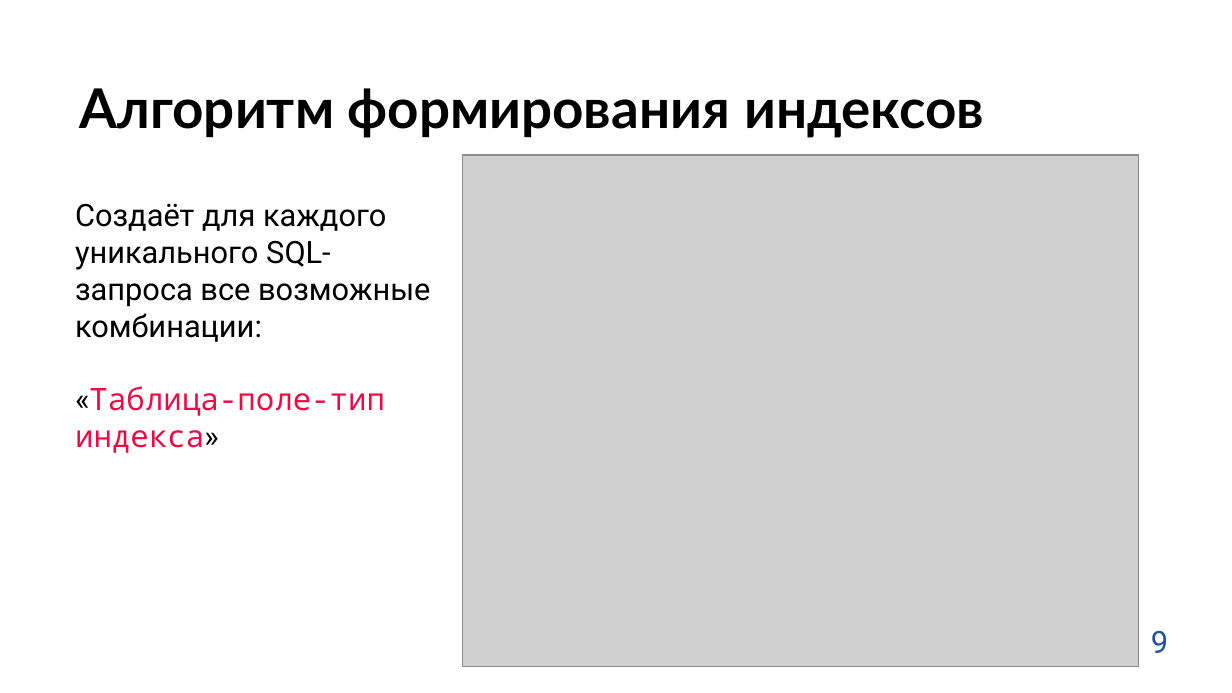
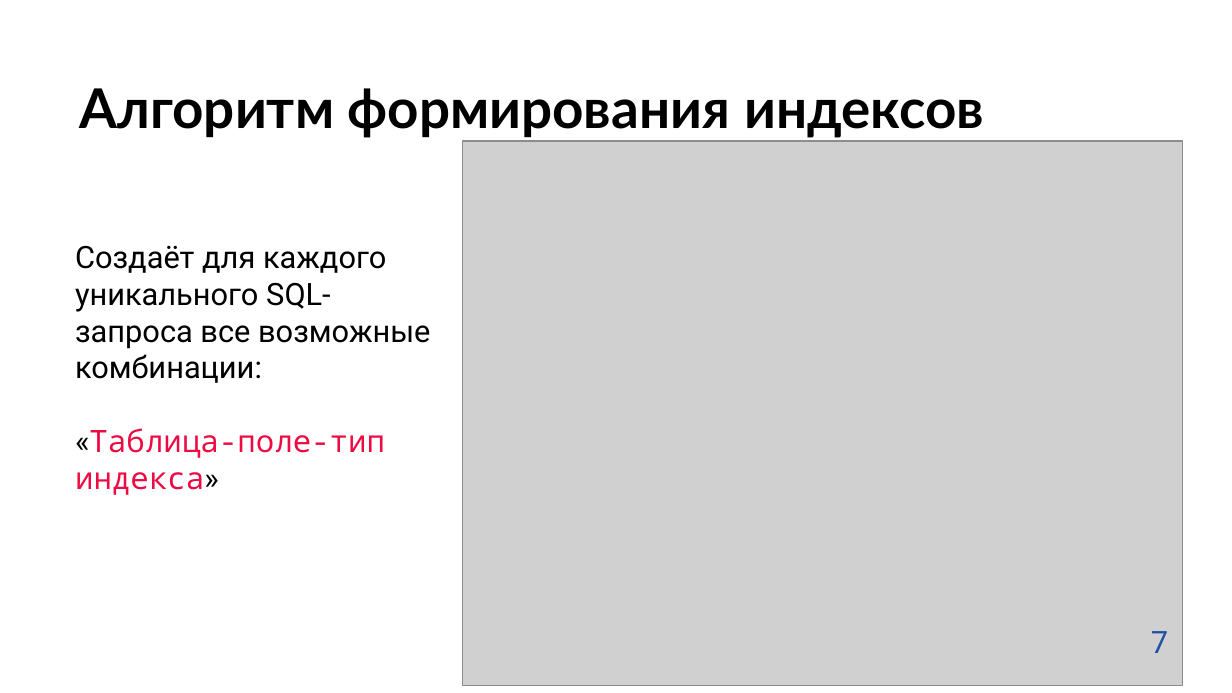
Before and after one commit to testpassword/Diploma-bachelor-degree-2022, a slide deck: slide 7 of docs/защита.pptx. Drawn at 1232x693 pixels with LibreOffice and Linux fonts; fonts in the diff are those of the drawing; grey boxes stand for pictures; background and template pictures are left out. Boxes give left, top, right and bottom in pixels: in the first picture for what was removed or moved away, otherwise in the second. Text is boxed around its words. In the diff, an @@ line names an element or a change of style, - is before the commit and + after.

```diff
--- a/docs/защита.pptx
+++ b/docs/защита.pptx
@@ picture: place and size @@
-picture at bbox=[463, 155, 1140, 667]
+picture at bbox=[463, 140, 1183, 685]
@@ text "Создаёт для каждого уникального SQL-запроса ...": place and size @@
-text "Создаёт для каждого уникального SQL-запроса ..." at bbox=[75, 203, 430, 453]
+text "Создаёт для каждого уникального SQL-запроса ..." at bbox=[75, 245, 430, 495]
@@ text at bbox=[1151, 631, 1168, 653]: text changed @@
-9
+7
```
Also in this commit, not shown: 10 other slides changed, 1 slide added, 3 other files.
